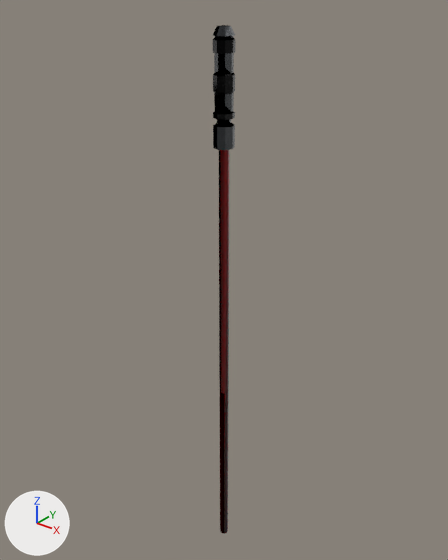
The Blender file Models/RedLightsaber.blend, before and after one commit.
Rendered twice from a 50 mm lens placed at (0.721, -0.901, 0.215), pointed at (-0.028, 0.035, -0.365). The lights are fixed; the arrows at lower left show +X, +Y and +Z.

In view in the first picture: 'TLN_RedLightsaber_Mesh', 'TLN_RedLightsaber_Mesh_LOD1'.
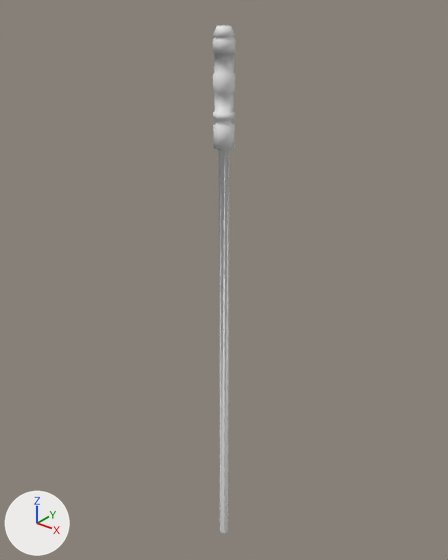
Where the change shows, as pixel boxes (x1, y1, x2, y2) in the pictures (448 x 560 px):
'TLN_RedLightsaber_Mesh_LOD1', recoloured (red to grey)
    both: (219, 150, 229, 534)
'TLN_RedLightsaber_Mesh', recoloured (black to grey)
    both: (213, 25, 235, 150)

Patch to the scene script:
```diff
--- a/Models/RedLightsaber.blend.py
+++ b/Models/RedLightsaber.blend.py
@@ me_tln_redlightsaber_mesh @@
 me_tln_redlightsaber_mesh.from_pydata(...)  # 160 vertices, 154 faces; spans x -0.02..0.02, y -0.02..0.02, z -0.069..0.142
-me_tln_redlightsaber_mesh.materials.append(mat_material)
@@ me_tln_redlightsaber_mesh_lod1 @@
 me_tln_redlightsaber_mesh_lod1.from_pydata(...)  # 33 vertices, 57 faces; spans x -0.01..0.01, y -0.01..0.01, z -1.059..-0.056
-me_tln_redlightsaber_mesh_lod1.materials.append(mat_material)
```
